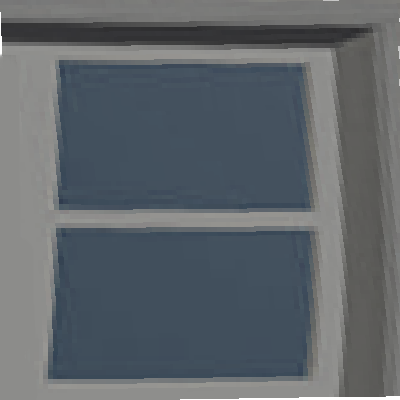
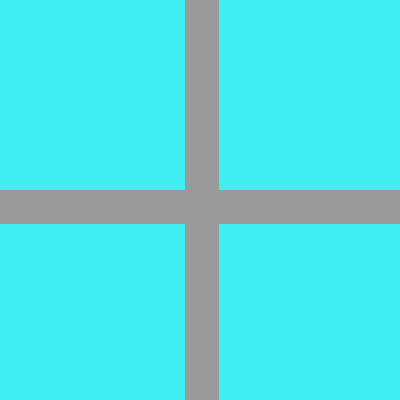
Before/after of a 400×400 layered artwork. What changed in the layer stack:
added layer "Layer 6" in group "TEXT" over left=0, top=0, right=400, bottom=400
added layer "Color Fill 1" in group "TEXT" over left=0, top=0, right=400, bottom=400
